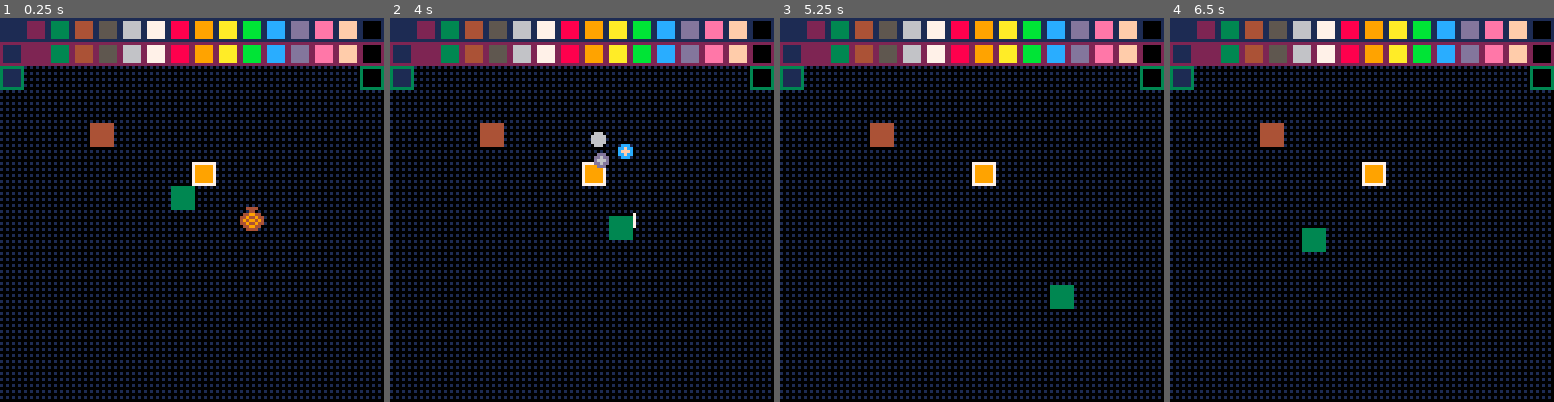
Above: before the commit, frames 1-4 (left to right).
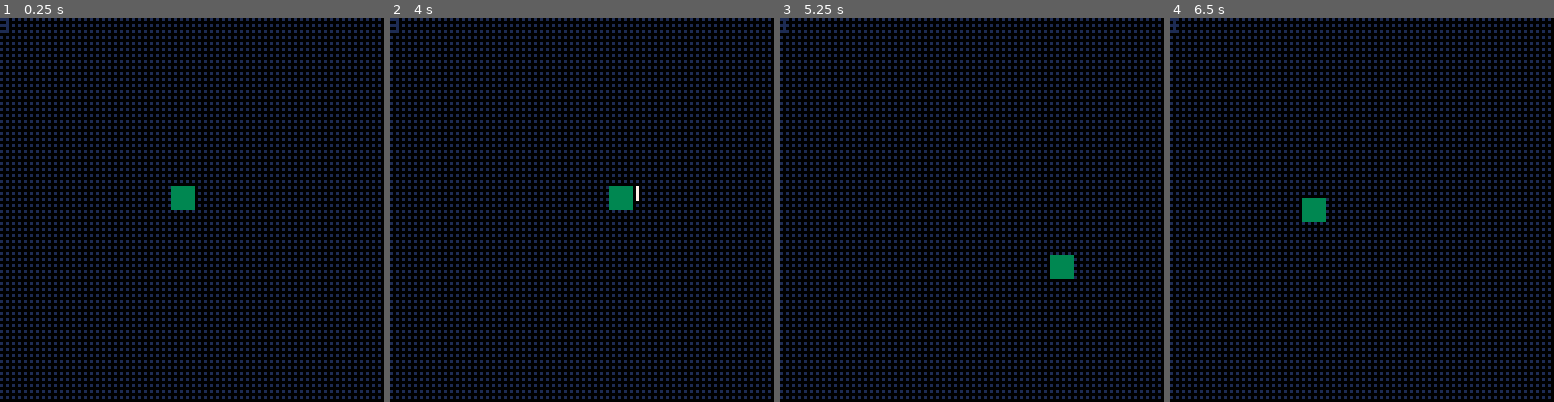
Above: after the commit, the same moments.

Repository: illMadeCoder/zelda_clone
Game: PICO-8 cartridge zelda_clone.p8
The game is run twice, just before and just after one commit, with the same random seed, the same clock (stepped at 60 frames per second) and the same inputs.
Inputs:
- Up to frame 1 (0.25 s): no input
- Up to frame 2 (4 s): tap O (Z key) at 0.33, 0.7, 1.43, 2.22, 3.1, 3.98 s; tap X (X key) at 1.07, 2.07, 2.4, 2.73, 3.07, 3.4, 3.73 s; hold Left 1.97-2.37 s; hold Down 2.42-2.82 s; hold Right 2.87-3.53 s; hold Up from 3.58 s (still down)
- Up to frame 3 (5.25 s): tap X (X key) every 0.33 s from 4.07 to 5.07 s; release Up at 4.08 s; hold Right 4.13-4.53 s; hold Down 4.58-5.08 s; tap O (Z key) at 4.87 s; hold Left from 5.13 s (still down)
- Up to frame 4 (6.5 s): tap X (X key) every 0.33 s from 5.4 to 6.4 s; tap O (Z key) at 5.75 s; release Left at 5.8 s; hold Up 5.85-6.18 s; hold Left from 6.23 s (still down)

The runs differ from the first frame. In frame 1, 13% of the frame differs, in the area x 0-100%, y 0-56%; in frame 2, 14%, in the area x 0-100%, y 0-58%; in frame 3, 13%; in frame 4, 13%.

Commit message:
refactor attack, refine direction

Diff:
--- a/zelda_clone.p8
+++ b/zelda_clone.p8
@@ -5,7 +5,7 @@
 function noop()
 end
 
-function dcopy(_o)
+function shallow_copy(_o)
    local r = {}
    for key, value in pairs(_o) do
       r[key] = value
@@ -22,22 +22,24 @@
    return false
 end
 
-function filter(_list, _predicate)
+function filter(_list, _predicate, _o_include_index)
    local r = {}
-   for item in all(_list) do
-      if _predicate(item) then
-	 add(r, item)
+   for i=1, #_list do
+      local item = _list[i]
+      if _predicate(item, i) then
+	 add(r, _o_include_index and
+	     {item=item, i=i} or item)
       end
    end
    return r
 end
 
 function lerp(_p, _from, _to)
-   return _from*(1-_p)+_p*_to
+   return clamp(_from*(1-_p)+_p*_to, _from, _to)
 end
 
 function round(_x)
-   return flr(_x+.5)
+   return flr(_x)
 end
 
 function thresh(_x, _t)
@@ -47,13 +49,6 @@
 function clamp(_x, _min, _max)
    return _x <= _min and _min or _x >= _max and _max or _x
 end
-
-dir_map = {
-   { x = -1, y = 0 },
-   { x = 1, y = 0 },
-   { x = 0, y = -1 },
-   { x = 0, y = 1 }
-}
 
 function sign(_x)
    return _x < 0 and -1
@@ -156,7 +151,7 @@
 
 -- vector
 function v_new(_x, _y)
-   return { x = _x, y = _y }
+   return { x = _x or 0, y = _y or 0 }
 end
 
 function v_applyto(_a, _b)
@@ -215,11 +210,36 @@
    return v_new(_a.x/m, _a.y/m)
 end
 
+function v_polar(_angle, _s)
+   return v_new(cos(_angle)*_s, sin(_angle)*_s)
+end
+
+dir_enum = {
+   left = 1,
+   right = 2,
+   up = 3,
+   down = 4
+}
+
+dir_v_map = {
+   v_new(-1,0),
+   v_new(1,0),
+   v_new(0,-1),
+   v_new(0,1),
+}
+
+dir_a_map = {
+      .5,
+      .0,
+      .25,
+      .75
+}
+
 function e_rectpos(_e)
    return round(_e.pos.x),
       round(_e.pos.y),
-      round(_e.pos.x+_e.lx-(1*sign(_e.lx))),
-      round(_e.pos.y+_e.ly-(1*sign(_e.ly)))
+      round(_e.pos.x+_e.width-(1*sign(_e.width))),
+      round(_e.pos.y+_e.height-(1*sign(_e.height)))
 end
 
 function e_rectfill(_e)
@@ -227,10 +247,91 @@
    rectfill(e_rectpos(_e))
 end
 
+function e_move_geometry(_e)
+   function collcheck(_x, _y, _width, _height)
+      local tl = { x=_x, y=_y }
+      local tr = { x=_x+_width-1, y=_y }
+      local bl = { x=_x, y=_y+_height-1 }
+      local br = { x=_x+_width-1, y=_y+_height-1}
+      local vertices = {tl, tr, bl, br}
+
+      for vertex in all(vertices) do
+	 if geometry_map
+	 [flr(vertex.y/8)+1]
+	 [flr(vertex.x/8)+1] == 1 then
+	    return true
+	 end
+      end
+      return false
+   end
+
+   local new_pos = v_add(_e.pos, _e.vel)
+
+   local x_coll = collcheck(_e.pos.x+_e.vel.x,
+			    _e.pos.y,
+			    _e.width,
+			    _e.height)
+
+   local y_coll = collcheck(_e.pos.x,
+			    _e.pos.y+_e.vel.y,
+			    _e.width,
+			    _e.height)
+
+   -- for diagonal coll
+   local xy_coll = collcheck(_e.pos.x+_e.vel.x,
+			     _e.pos.y+_e.vel.y,
+			     _e.width,
+			     _e.height)
+
+   if not x_coll and not y_coll and xy_coll then
+   else
+      if not x_coll then
+	 _e.pos.x += _e.vel.x
+      end
+      if not y_coll then
+	 _e.pos.y += _e.vel.y
+      end
+   end
+
+   -- if there was a x_coll or y_coll
+   -- there was an intention to move that direction
+   -- try nudge
+   -- y_coll check up down left and right side
+   if y_coll then
+      for i=-1, 1, 2 do
+	 local nudge_xy_coll =
+	    collcheck(_e.pos.x+_e.vel.x+i,
+		      _e.pos.y+_e.vel.y,
+		      _e.width,
+		      _e.height)
+
+	 if not nudge_xy_coll then
+	    _e.pos.x += _e.vel.x+i
+	    _e.pos.y += _e.vel.y
+	 end
+      end
+   end
+
+   -- x_coll check up down left and right side
+   if x_coll then
+      for i=-1, 1, 2 do
+	 local nudge_xy_coll =
+	    collcheck(_e.pos.x+_e.vel.x,
+		      _e.pos.y+_e.vel.y+i,
+		      _e.width,
+		      _e.height)
+
+	 if not nudge_xy_coll then
+	    _e.pos.x += _e.vel.x
+	    _e.pos.y += _e.vel.y+i
+	 end
+      end
+   end
+end
+
 e_data = {
    player = {
       function (_self)
-
 	 -- input
 	 for b in all(_self.b_dirs) do
 	    b_update(b)
@@ -247,17 +348,29 @@
 	 local is_b_z_down = b_down(_self.b_z)
 	 local is_b_x_down = b_down(_self.b_x)
 
+	 -- setup
+	 _self.prev_dir = _self.dir
+	 v_applyto(_self.prev_vel, _self.vel)
+	 v_zero(_self.vel)
+	 v_zero(_self.vel_move)
+
+	 -- helpers
 	 local update_vel_move = function ()
 	    for b in all(b_dirs_down) do
-	       local dir_vec = dir_map[b.btn+1]
-	       _self.dir = b.btn
+	       local dir_vec = dir_v_map[b.btn+1]
 	       v_addto(_self.vel_move, dir_vec)
 	    end
 	 end
 
-	 -- todo tidy up/encapsualte resets? maybe not
-	 v_zero(_self.vel)
-	 v_zero(_self.vel_move)
+	 local update_dir = function ()
+	    if #b_dirs_down > 0 and
+	       not any(b_dirs_down, function (_b)
+			  return _b.btn == _self.dir-1
+		      end)
+	    then
+	       _self.dir = b_dirs_down[1].btn+1
+	    end
+	 end
 
 	 -- todo encapsulate state
 	 if _self.state == "idle" then
@@ -276,6 +389,7 @@
 	       _self.state = "idle"
 	    else
 	       update_vel_move()
+	       update_dir()
 	    end
 	 end
 
@@ -334,86 +448,8 @@
 	 v_addto(_self.vel, _self.vel_hit)
 
 	 -- todo alot
-	 function collcheck(_x, _y, _lx, _ly)
-	    local tl = { x=_x, y=_y }
-	    local tr = { x=_x+_lx-1, y=_y }
-	    local bl = { x=_x, y=_y+_ly-1 }
-	    local br = { x=_x+_lx-1, y=_y+_ly-1}
-	    local vertices = {tl, tr, bl, br}
-
-	    for vertex in all(vertices) do
-	       if geometry_map
-	       [flr(vertex.y/8)+1]
-	       [flr(vertex.x/8)+1] == 1 then
-		  return true
-	       end
-	    end
-	    return false
-	 end
-
-	 local new_pos = v_add(_self.pos, _self.vel)
-
-	 local x_coll = collcheck(_self.pos.x+_self.vel.x,
-				  _self.pos.y,
-				  _self.lx,
-				  _self.ly)
-
-	 local y_coll = collcheck(_self.pos.x,
-				  _self.pos.y+_self.vel.y,
-				  _self.lx,
-				  _self.ly)
-
-	 -- for diagonal coll
-	 local xy_coll = collcheck(_self.pos.x+_self.vel.x,
-				   _self.pos.y+_self.vel.y,
-				   _self.lx,
-				   _self.ly)
-
-
-	 if not x_coll and not y_coll and xy_coll then
-	 else
-	    if not x_coll then
-	       _self.pos.x += _self.vel.x
-	    end
-	    if not y_coll then
-	       _self.pos.y += _self.vel.y
-	    end
-	 end
-
-	 -- if there was a x_coll or y_coll
-	 -- there was an intention to move that direction
-	 -- try nudge
-	 -- y_coll check up down left and right side
-	 if y_coll then
-	    for i=-1, 1, 2 do
-	       local nudge_xy_coll =
-		  collcheck(_self.pos.x+_self.vel.x+i,
-			    _self.pos.y+_self.vel.y,
-			    _self.lx,
-			    _self.ly)
-
-	       if not nudge_xy_coll then
-		  _self.pos.x += _self.vel.x+i
-		  _self.pos.y += _self.vel.y
-	       end
-	    end
-	 end
-
-	 -- x_coll check up down left and right side
-	 if x_coll then
-	    for i=-1, 1, 2 do
-	       local nudge_xy_coll =
-		  collcheck(_self.pos.x+_self.vel.x,
-			    _self.pos.y+_self.vel.y+i,
-			    _self.lx,
-			    _self.ly)
-
-	       if not nudge_xy_coll then
-		  _self.pos.x += _self.vel.x
-		  _self.pos.y += _self.vel.y+i
-	       end
-	    end
-	 end
+	 e_move_geometry(_self)
+
 
 	 -- todo friction
 	 v_scaleto(_self.vel_hit, .75)
@@ -429,7 +465,7 @@
 	    -- throw
 	    if b_up(_self.b_x) then
 	       _self.state = "throwing"
-	       local dir_vec = dir_map[_self.dir+1]
+	       local dir_vec = dir_v_map[_self.dir+1]
 	       v_applyto(_self.pickup.vel,
 			 v_scale(dir_vec, 6))
 	       _self.pickup.state = "thrown"
@@ -449,6 +485,7 @@
       end,
 
       function (_self)
+	 print(_self.dir)
 	 e_rectfill(_self)
       end,
 
@@ -462,16 +499,17 @@
       b_x=b_new(5),
 
       pos = v_new(57,56),
-      vel = v_new(0,0),
-      vel_move = v_new(0,0),
-      vel_hit = v_new(0,0),
-
-      lx = 8,
-      ly = 8,
+      prev_vel = v_new(),
+      vel = v_new(),
+      vel_move = v_new(),
+      vel_hit = v_new(),
+
+      width = 8,
+      height = 8,
 
       c = 3,
 
-      dir = 2,
+      dir = 3,
 
       state = "idle",
 
@@ -517,49 +555,26 @@
 
    -- dir
    attack = {
-
       function (_self)
+	 local wielder = _self.args[1]
+	 local dir = wielder.dir
+	 local dim = v_scale(dir_v_map[dir], 5)
+	 local dir_angle = dir_a_map[wielder.dir]
+
 	 if _self.f == 0 then
-	    _self.wielder = _self.args[1]
-	    if _self.wielder.dir == 0 then
-	       _self.lx = -5
-	       _self.ly = 1
-	       _self.aoffset = .25
-	       _self.xo = -1
-	    end
-	    if _self.wielder.dir == 1 then
-	       _self.lx = 5
-	       _self.ly = 1
-	       _self.aoffset = -.25
-	       _self.yo = -1
-	    end
-	    if _self.wielder.dir == 2 then
-	       _self.lx = 1
-	       _self.ly = -5
-	       _self.aoffset = 0
-	       _self.xo = -1
-	       _self.yo = -1
-	    end
-	    if _self.wielder.dir == 3 then
-	       _self.lx = 1
-	       _self.ly = 5
-	       _self.aoffset = .5
-	    end
-	 end
-
-	 if _self.f <= _self.swing_duration then
-	    local a = lerp(_self.f/_self.swing_duration
-			   , 0, .35) + _self.aoffset
-	    _self.pos.x = round(_self.wielder.center.x+_self.xo)+cos(a)*5
-	    _self.pos.y = round(_self.wielder.center.y+_self.yo)+sin(a)*5
-	 elseif _self.f > _self.swing_duration then
-	    local a = lerp(1, 0, .35) + _self.aoffset
-	    _self.pos.x = round(_self.wielder.center.x+_self.xo)+cos(a)*5
-	    _self.pos.y = round(_self.wielder.center.y+_self.yo)+sin(a)*5
-	 end
+	    _self.width = dim.x
+	    _self.height = dim.y
+	 end
+
+	 local a = lerp(_self.f/_self.swing_duration,
+			-.25, .1) + dir_angle
+
+	 v_applyto(_self.pos,
+		   v_add(wielder.center, v_polar(a, 5)))
 
 	 if _self.f >
-	    _self.swing_duration + _self.charge_duration then
+	    _self.swing_duration + _self.charge_duration
+	 then
 	    _self.c = _self.f % 2 == 0 and 9 or 7
 	 end
       end,
@@ -567,13 +582,10 @@
       function (_self)
 	 e_rectfill(_self)
       end,
+
       swing_duration = 6,
       charge_duration = 10,
       pos = v_new(0,0),
-      xo = 0,
-      yo = 0,
-      lx = 1,
-      ly = -4,
       c = 7,
       type = "player_attack",
       on_coll = function(_self, _other)
@@ -603,29 +615,17 @@
 	 end
 
 	 if _self.iframe == 0 then
-	    -- chase player
-	    -- local uv = v_unit(player.center.x - _self.pos.x,
-	    -- 		    player.center.y - _self.pos.y)
-	    -- _self.vel_move.x = uv.x*.5
-	    -- _self.vel_move.y = uv.y*.5
-	    -- _self.vel.x += _self.vel_move.x
-	    -- _self.vel.y += _self.vel_move.y
-
 	    -- wonder behavior
 	    -- set wonder point
-	    if _self.wonder_x == 0 or
-	       thresh(_self.wonder_x - _self.pos.x, .5) == 0 and
-	       thresh(_self.wonder_y - _self.pos.y, .5) == 0 then
+	    if _self.wonder.x == 0 or
+	       thresh(_self.wonder.x - _self.pos.x, .5) == 0 and
+	       thresh(_self.wonder.y - _self.pos.y, .5) == 0 then
 	       local a = rnd(1)
-	       _self.wonder_x = clamp(round(_self.pos.x+cos(a)*20), 0, 127)
-	       _self.wonder_y = clamp(round(_self.pos.y+sin(a)*20), 0, 127)
-	    end
-	    -- local uv = v_unit(_self.wonder_x - _self.pos.x,
-	    -- 		    _self.wonder_y - _self.pos.y)
-	    -- _self.vel_hit.x = uv.x*.5
-	    -- _self.vel_hit.y = uv.y*.5
-	    -- _self.vel.x += _self.vel_hit.x
-	    -- _self.vel.y += _self.vel_hit.y
+	       _self.wonder.x =
+		  clamp(round(_self.pos.x+cos(a)*20), 0, 127)
+	       _self.wonder.y =
+		  clamp(round(_self.pos.y+sin(a)*20), 0, 127)
+	    end
 	 end
 
 	 _self.vel.x += _self.vel_hit.x
@@ -640,8 +640,7 @@
 	    _self.vel_hit.y = 0
 	 end
 
-	 _self.pos.x += _self.vel.x
-	 _self.pos.y += _self.vel.y
+	 e_move_geometry(_self)
       end,
 
       function(_self)
@@ -649,12 +648,11 @@
       end,
 
       pos = v_new(30, 35),
-      lx = 8,
-      ly = 8,
+      width = 8,
+      height = 8,
       vel = v_new(0,0),
       vel_hit = v_new(0,0),
-      wonder_x = 0,
-      wonder_y = 0,
+      wonder = v_new(0,0),
 
       c = 4,
       iframe = 0,
@@ -681,10 +679,9 @@
 	 elseif _other.type == "pickup"
 	    and _other.state == "thrown"
 	    and _self.iframe == 0 then
-	    local u = v_unit(_self.center.x - _other.center.x,
-			   _self.center.y - _other.center.y)
-	    _self.vel_hit.x = u.x*5
-	    _self.vel_hit.y = u.y*5
+	    local u = v_unit(v_sub(_self.center,
+				   _other.center))
+	    v_applyto(_self.vel_hit, v_scale(u, 5))
 	    _self.iframe = _self.iframe_ttl
 	    _self.hp -= 1
 	 end
@@ -699,18 +696,16 @@
 	    _self.particles = {}
 	    for i = 1, 3 do
 	       add(_self.particles, {
-		      x = _self.pos.x+(rnd(1)-.5),
-		      y = _self.pos.y+(rnd(1)-.5),
-		      vx = cos(lerp(i/3,0,1))*1.4+(rnd(1)-.5),
-		      vy = sin(lerp(i/3,0,1))*1.4+(rnd(1)-.5)
+		      pos = v_new(_self.pos.x+(rnd(1)-.5),
+				  _self.pos.y+(rnd(1)-.5)),
+		      vel = v_new(cos(lerp(i/3,0,1))*1.4+(rnd(1)-.5),
+				  sin(lerp(i/3,0,1))*1.4+(rnd(1)-.5))
 	       })
 	    end
 	 end
 	 for particle in all(_self.particles) do
-	    particle.x += particle.vx
-	    particle.y += particle.vy
-	    particle.vx *= .75
-	    particle.vy *= .75
+	    v_addto(particle.pos, particle.vel)
+	    v_scaleto(particle.vel, .75)
 	 end
 	 if _self.f == _self.ttl then
 	    e_drop(_self)
@@ -718,8 +713,14 @@
       end,
       function (_self)
 	 for particle in all(_self.particles) do
-	    circfill(particle.x, particle.y, lerp(_self.f/_self.ttl,3,0), flr(rnd(16)))
-	    circfill(particle.x, particle.y, lerp(_self.f/_self.ttl,2,0), flr(rnd(16)))
+	    circfill(particle.pos.x,
+		     particle.pos.y,
+		     lerp(_self.f/_self.ttl,3,0),
+		     flr(rnd(16)))
+	    circfill(particle.pos.x,
+		     particle.pos.y,
+		     lerp(_self.f/_self.ttl,2,0),
+		     flr(rnd(16)))
 	 end
       end,
       pos = v_new(0,0),
@@ -751,8 +752,8 @@
       pos = v_new(70, 40),
       vel = v_new(0, 0),
 
-      lx = 8,
-      ly = 8,
+      width = 8,
+      height = 8,
 
       type = "pickup",
       state = "idle",
@@ -764,7 +765,7 @@
 entities = {}
 
 function e_init(_e_data, ...)
-   local e = dcopy(_e_data)
+   local e = shallow_copy(_e_data)
    e.f = 0
    e.alive = true
    e.args = {...}
@@ -781,14 +782,33 @@
 dummy = nil
 pickup = nil
 
+-- geometry_map = {
+--    {1,1,1,1,1,1,1,1,1,1,1,1,1,1,1,1},
+--    {1,1,1,1,1,1,1,1,1,1,1,1,1,1,1,1},
+--    {1,0,0,0,0,0,0,0,0,0,0,0,0,0,0,1},
+--    {0,0,0,0,0,0,0,0,0,0,0,0,0,0,0,0},
+--    {0,0,0,0,0,0,0,0,0,0,0,0,0,0,0,0},
+--    {0,0,0,0,0,0,0,0,0,0,0,0,0,0,0,0},
+--    {0,0,0,0,0,0,0,0,1,0,0,0,0,0,0,0},
+--    {0,0,0,0,0,0,0,0,0,0,0,0,0,0,0,0},
+--    {0,0,0,0,0,0,0,0,0,0,0,0,0,0,0,0},
+--    {0,0,0,0,0,0,0,0,0,0,0,0,0,0,0,0},
+--    {0,0,0,0,0,0,0,0,0,0,0,0,0,0,0,0},
+--    {0,0,0,0,0,0,0,0,0,0,0,0,0,0,0,0},
+--    {0,0,0,0,0,0,0,0,0,0,0,0,0,0,0,0},
+--    {0,0,0,0,0,0,0,0,0,0,0,0,0,0,0,0},
+--    {0,0,0,0,0,0,0,0,0,0,0,0,0,0,0,0},
+--    {0,0,0,0,0,0,0,0,0,0,0,0,0,0,0,0},
+-- }
+
 geometry_map = {
-   {1,1,1,1,1,1,1,1,1,1,1,1,1,1,1,1},
-   {1,1,1,1,1,1,1,1,1,1,1,1,1,1,1,1},
-   {1,0,0,0,0,0,0,0,0,0,0,0,0,0,0,1},
-   {0,0,0,0,0,0,0,0,0,0,0,0,0,0,0,0},
-   {0,0,0,0,0,0,0,0,0,0,0,0,0,0,0,0},
-   {0,0,0,0,0,0,0,0,0,0,0,0,0,0,0,0},
-   {0,0,0,0,0,0,0,0,1,0,0,0,0,0,0,0},
+   {0,0,0,0,0,0,0,0,0,0,0,0,0,0,0,0},
+   {0,0,0,0,0,0,0,0,0,0,0,0,0,0,0,0},
+   {0,0,0,0,0,0,0,0,0,0,0,0,0,0,0,0},
+   {0,0,0,0,0,0,0,0,0,0,0,0,0,0,0,0},
+   {0,0,0,0,0,0,0,0,0,0,0,0,0,0,0,0},
+   {0,0,0,0,0,0,0,0,0,0,0,0,0,0,0,0},
+   {0,0,0,0,0,0,0,0,0,0,0,0,0,0,0,0},
    {0,0,0,0,0,0,0,0,0,0,0,0,0,0,0,0},
    {0,0,0,0,0,0,0,0,0,0,0,0,0,0,0,0},
    {0,0,0,0,0,0,0,0,0,0,0,0,0,0,0,0},
@@ -799,47 +819,28 @@
    {0,0,0,0,0,0,0,0,0,0,0,0,0,0,0,0},
    {0,0,0,0,0,0,0,0,0,0,0,0,0,0,0,0},
 }
-
--- geometry_map = {
---    {0,0,0,0,0,0,0,0,0,0,0,0,0,0,0,0},
---    {0,0,0,0,0,0,0,0,0,0,0,0,0,0,0,0},
---    {0,0,0,0,0,0,0,0,0,0,0,0,0,0,0,0},
---    {0,0,0,0,0,0,0,0,0,0,0,0,0,0,0,0},
---    {0,0,0,0,0,0,0,0,0,0,0,0,0,0,0,0},
---    {0,0,0,0,0,0,0,0,0,0,0,0,0,0,0,0},
---    {0,0,0,0,0,0,0,0,0,0,0,0,0,0,0,0},
---    {0,0,0,0,0,0,0,0,0,0,0,0,0,0,0,0},
---    {0,0,0,0,0,0,0,0,0,0,0,0,0,0,0,0},
---    {0,0,0,0,0,0,0,0,0,0,0,0,0,0,0,0},
---    {0,0,0,0,0,0,0,0,0,0,0,0,0,0,0,0},
---    {0,0,0,0,0,0,0,0,0,0,0,0,0,0,0,0},
---    {0,0,0,0,0,0,0,0,0,0,0,0,0,0,0,0},
---    {0,0,0,0,0,0,0,0,0,0,0,0,0,0,0,0},
---    {0,0,0,0,0,0,0,0,0,0,0,0,0,0,0,0},
---    {0,0,0,0,0,0,0,0,0,0,0,0,0,0,0,0},
--- }
 
 function _init()
    player = e_init(e_data.player)
-   e_init(e_data.pickup, 80, 63)
+   --e_init(e_data.pickup, 80, 63)
    -- e_init(e_data.pickup, 80, 71)
    -- e_init(e_data.pickup, 80, 55)
-   dummy = e_init(e_data.dummy)
+   --dummy = e_init(e_data.dummy)
 end
 
 function rectcoll(_coll_a, _coll_b)
    if _coll_a != _coll_b then
-      local ax1 = round(min(_coll_a.pos.x, _coll_a.pos.x + _coll_a.lx))
-      local ax2 = round(max(_coll_a.pos.x, _coll_a.pos.x + _coll_a.lx))
-
-      local bx1 = round(min(_coll_b.pos.x, _coll_b.pos.x + _coll_b.lx))
-      local bx2 = round(max(_coll_b.pos.x, _coll_b.pos.x + _coll_b.lx))
-
-      local ay1 = round(min(_coll_a.pos.y, _coll_a.pos.y + _coll_a.ly))
-      local ay2 = round(max(_coll_a.pos.y, _coll_a.pos.y + _coll_a.ly))
-
-      local by1 = round(min(_coll_b.pos.y, _coll_b.pos.y + _coll_b.ly))
-      local by2 = round(max(_coll_b.pos.y, _coll_b.pos.y + _coll_b.ly))
+      local ax1 = round(min(_coll_a.pos.x, _coll_a.pos.x + _coll_a.width))
+      local ax2 = round(max(_coll_a.pos.x, _coll_a.pos.x + _coll_a.width))
+
+      local bx1 = round(min(_coll_b.pos.x, _coll_b.pos.x + _coll_b.width))
+      local bx2 = round(max(_coll_b.pos.x, _coll_b.pos.x + _coll_b.width))
+
+      local ay1 = round(min(_coll_a.pos.y, _coll_a.pos.y + _coll_a.height))
+      local ay2 = round(max(_coll_a.pos.y, _coll_a.pos.y + _coll_a.height))
+
+      local by1 = round(min(_coll_b.pos.y, _coll_b.pos.y + _coll_b.height))
+      local by2 = round(max(_coll_b.pos.y, _coll_b.pos.y + _coll_b.height))
 
       if ax1 < bx2 and ax2 > bx1
 	 and ay1 < by2 and ay2 > by1 then
@@ -857,10 +858,10 @@
       entity[1](entity)
       entity.f += 1
       -- determine center
-      if entity.lx and entity.ly then
+      if entity.width and entity.height then
 	 entity.center = v_add(entity.pos,
-			       v_new((entity.lx/2),
-				  (entity.ly/2)))
+			       v_new((entity.width/2),
+				  (entity.height/2)))
       end
    end
 
